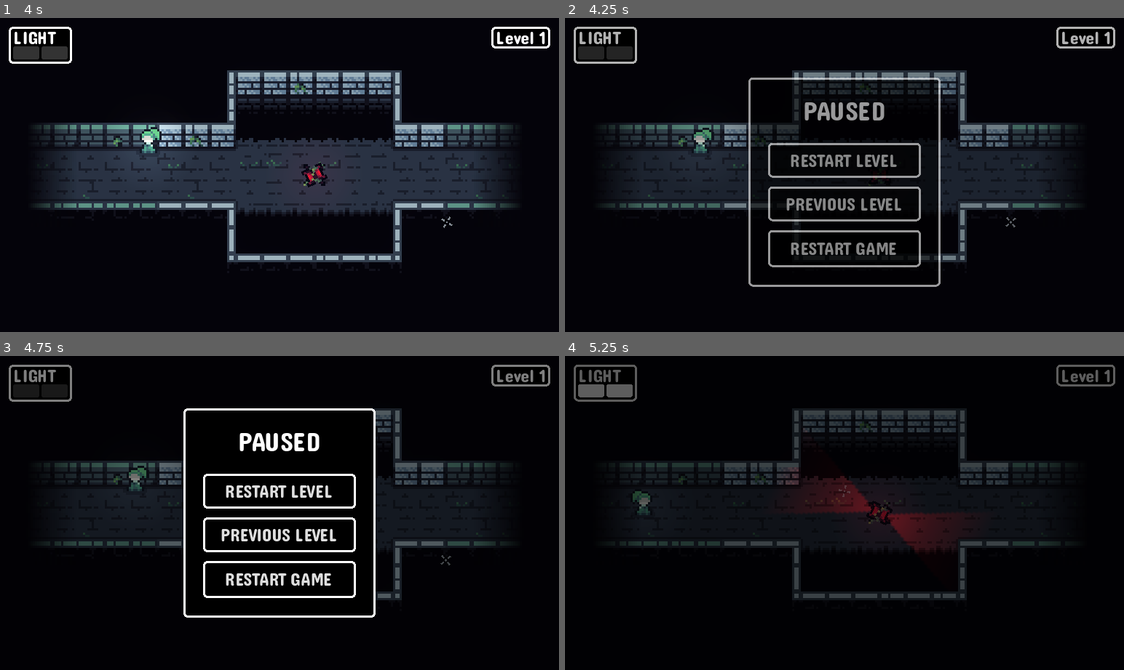
Above: before the commit, frames 1-4 (two rows, left to right).
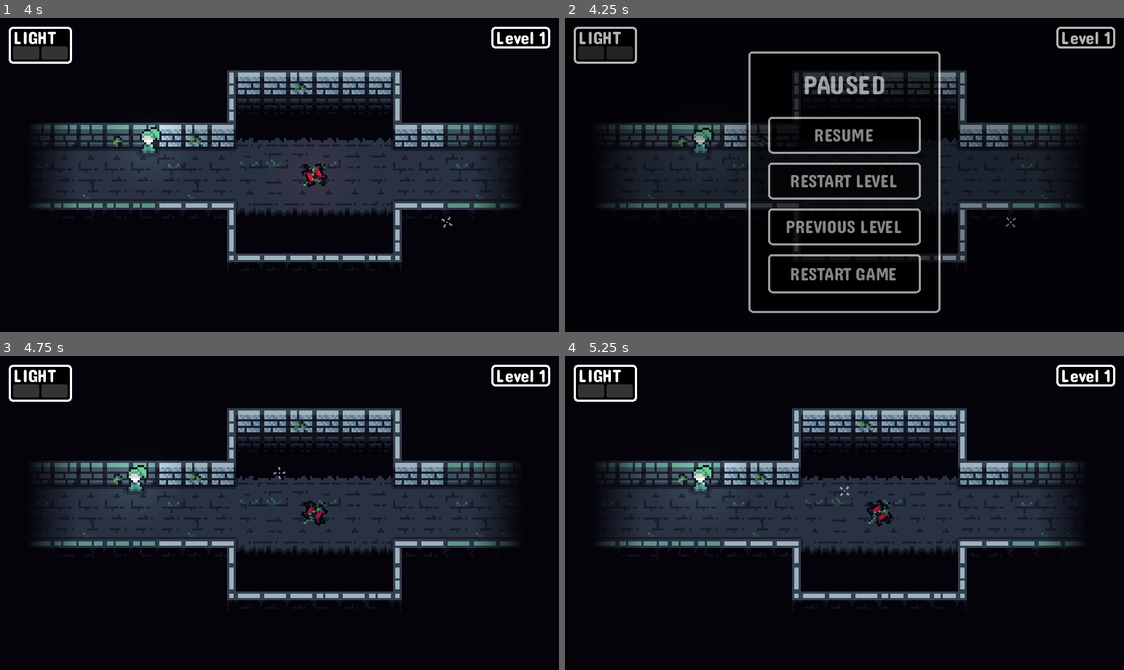
Above: after the commit, the same moments.

Repository: PixelPorridge/Lightcaster
Game: Godot game, scene res://Levels/Level1.tscn
Same seed, same stepped clock (60 frames per second), same inputs: the game is played once before the commit and once after it.
Inputs (mouse positions are in pixels of both pictures, inside the frame that each line leads up to):
- Up to frame 1 (4 s): move the mouse to (402, 159) at 0.52 s; hold D (right) 0.53-1.28 s; right-click (402, 159) at 0.6 s; move the mouse to (167, 190) at 1.27 s; hold S (down) 1.28-2.03 s; click (167, 190) at 1.35 s; move the mouse to (335, 105) at 2.02 s; hold D (right) 2.03-2.78 s; right-click (335, 105) at 2.1 s; move the mouse to (251, 237) at 2.77 s; hold W (up) 2.78-3.53 s; click (251, 237) at 2.85 s; move the mouse to (447, 222) at 3.52 s; hold A (left) from 3.53 s (still down); right-click (447, 222) at 3.6 s
- Up to frame 2 (4.25 s): keep holding A (left); tap Escape (pause_game) at 4.15 s
- Up to frame 3 (4.75 s): release A (left) at 4.25 s; click (279, 472) at 4.25 s, where only the run after the commit has a clickable "RESUME"
- Up to frame 4 (5.25 s): click (844, 491) at 5 s, where only the run before the commit has a clickable "RESTART LEVEL"

Frame 1 is identical in both runs. In frame 2, 7.6% of the frame differs, in the area x 32-68%, y 10-94%; in frame 3, 26%, in the area x 1-99%, y 2-84%; in frame 4, 25%.

Commit message:
Added resume button to pause menu

Diff:
--- a/Levels/PauseMenu/PauseMenu.gd
+++ b/Levels/PauseMenu/PauseMenu.gd
@@ -50,6 +50,11 @@
 	get_tree().paused = false
 
 
+func _on_resume_pressed() -> void:
+	# Resume game
+	hide_pause_menu()
+
+
 func _on_restart_level_pressed() -> void:
 	# Unpause game
 	get_tree().paused = false
--- a/Levels/PauseMenu/PauseMenu.tscn
+++ b/Levels/PauseMenu/PauseMenu.tscn
@@ -65,9 +65,9 @@
 grow_horizontal = 2
 grow_vertical = 2
 theme_override_constants/margin_left = 84
-theme_override_constants/margin_top = 24
+theme_override_constants/margin_top = 12
 theme_override_constants/margin_right = 84
-theme_override_constants/margin_bottom = 24
+theme_override_constants/margin_bottom = 12
 
 [node name="PanelContainer" type="PanelContainer" parent="Control/Menu"]
 layout_mode = 2
@@ -95,6 +95,22 @@
 layout_mode = 2
 size_flags_vertical = 3
 theme_override_constants/separation = 4
+
+[node name="Resume" type="Button" parent="Control/Menu/PanelContainer/MarginContainer/VBoxContainer/VBoxContainer"]
+custom_minimum_size = Vector2(0, 16)
+layout_mode = 2
+size_flags_vertical = 3
+focus_mode = 0
+theme_override_colors/font_hover_color = Color(0, 0, 0, 1)
+theme_override_fonts/font = SubResource("FontVariation_l4hac")
+theme_override_font_sizes/font_size = 8
+theme_override_styles/focus = SubResource("StyleBoxFlat_clyhe")
+theme_override_styles/disabled = SubResource("StyleBoxFlat_clyhe")
+theme_override_styles/hover_pressed = SubResource("StyleBoxFlat_clyhe")
+theme_override_styles/hover = SubResource("StyleBoxFlat_dh6k1")
+theme_override_styles/pressed = SubResource("StyleBoxFlat_clyhe")
+theme_override_styles/normal = SubResource("StyleBoxFlat_clyhe")
+text = "RESUME"
 
 [node name="RestartLevel" type="Button" parent="Control/Menu/PanelContainer/MarginContainer/VBoxContainer/VBoxContainer"]
 custom_minimum_size = Vector2(0, 16)
@@ -144,6 +160,7 @@
 theme_override_styles/normal = SubResource("StyleBoxFlat_clyhe")
 text = "RESTART GAME"
 
+[connection signal="pressed" from="Control/Menu/PanelContainer/MarginContainer/VBoxContainer/VBoxContainer/Resume" to="." method="_on_resume_pressed"]
 [connection signal="pressed" from="Control/Menu/PanelContainer/MarginContainer/VBoxContainer/VBoxContainer/RestartLevel" to="." method="_on_restart_level_pressed"]
 [connection signal="pressed" from="Control/Menu/PanelContainer/MarginContainer/VBoxContainer/VBoxContainer/PreviousLevel" to="." method="_on_previous_level_pressed"]
 [connection signal="pressed" from="Control/Menu/PanelContainer/MarginContainer/VBoxContainer/VBoxContainer/RestartGame" to="." method="_on_restart_game_pressed"]
